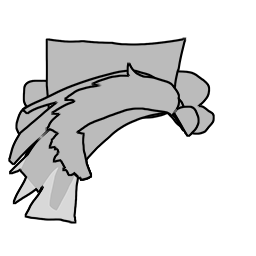
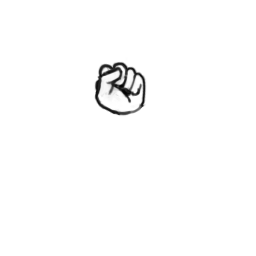
Layered file, before and after one edit (256px x 256px). Changes by layer:
hid "hair 1" over [45, 62, 200, 181]
hid "hair 2" over [8, 69, 188, 224]
hid "hair 3 flat top" over [45, 37, 187, 181]
hid "hair 4 curly" over [15, 49, 215, 185]
added layer "hands left" above "hands right" over [94, 58, 146, 116]
added layer "hands right" above "Layer 2" over [93, 57, 147, 117]
